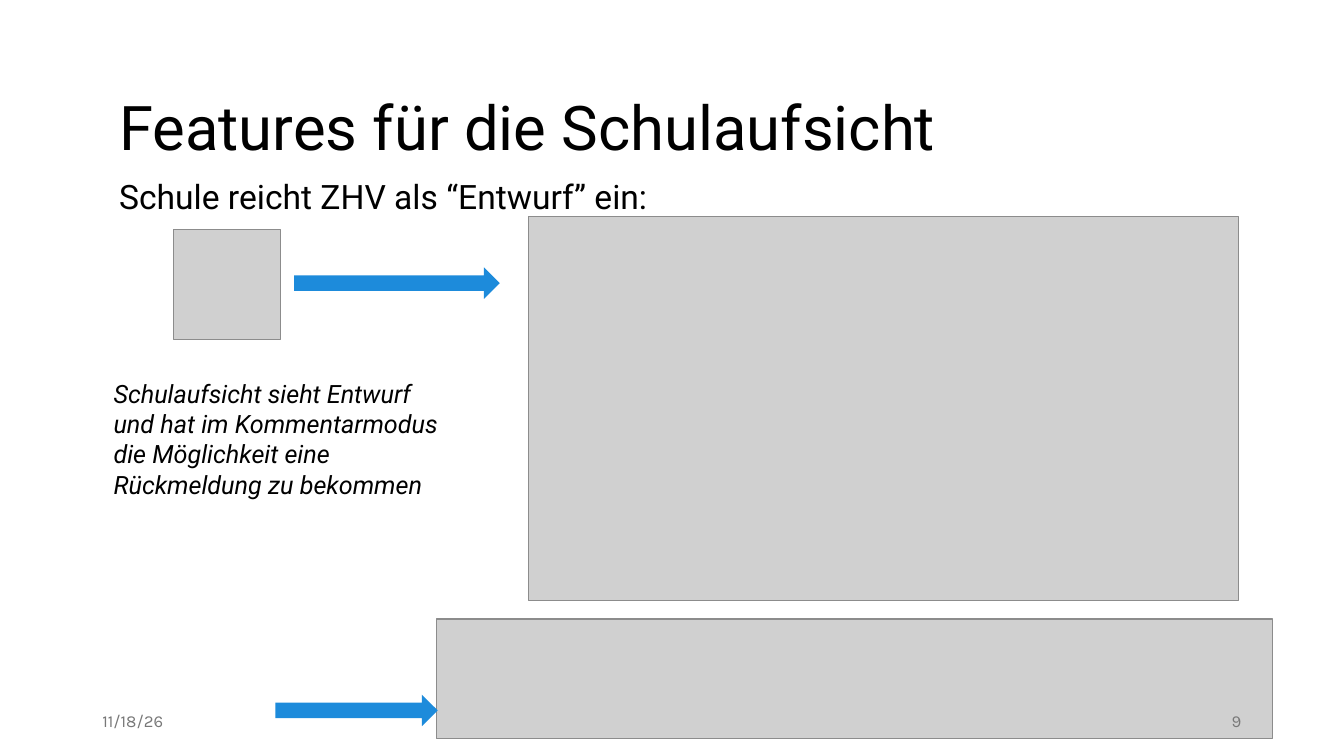
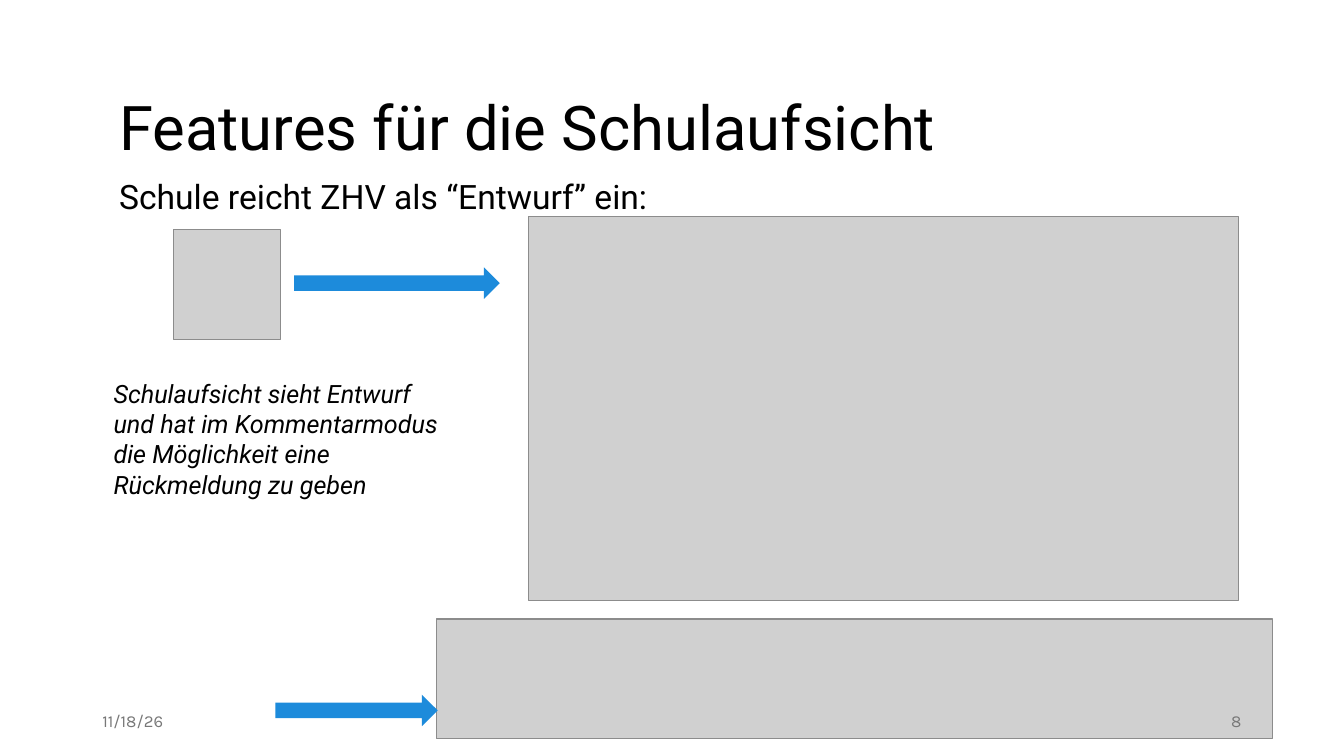
Before and after one commit to edgar-treischl/dash-zhv, a slide deck: slide 8 of docs/zhv_intro.pptx (slide 9 before the commit). Drawn at 1344x756 pixels with LibreOffice and Linux fonts; fonts in the diff are those of the drawing; grey boxes stand for pictures. Boxes give left, top, right and bottom in pixels: in the first picture for what was removed or moved away, otherwise in the second. Text is boxed around its words. In the diff, an @@ line names an element or a change of style, - is before the commit and + after.

```diff
--- a/docs/zhv_intro.pptx
+++ b/docs/zhv_intro.pptx
@@ text at bbox=[114, 384, 438, 500]: text changed @@
-Schulaufsicht sieht Entwurf und hat im Kommentarmodus die Möglichkeit eine Rückmeldung zu bekommen
+Schulaufsicht sieht Entwurf und hat im Kommentarmodus die Möglichkeit eine Rückmeldung zu geben
```
Also in this commit, not shown: 7 other slides changed, 1 slide removed.
